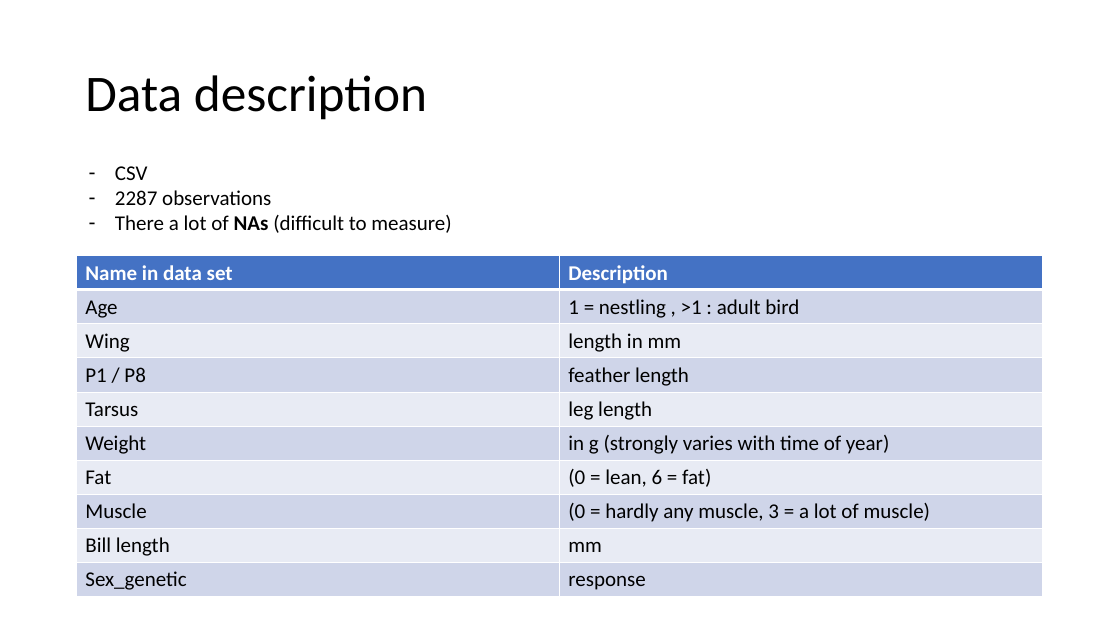
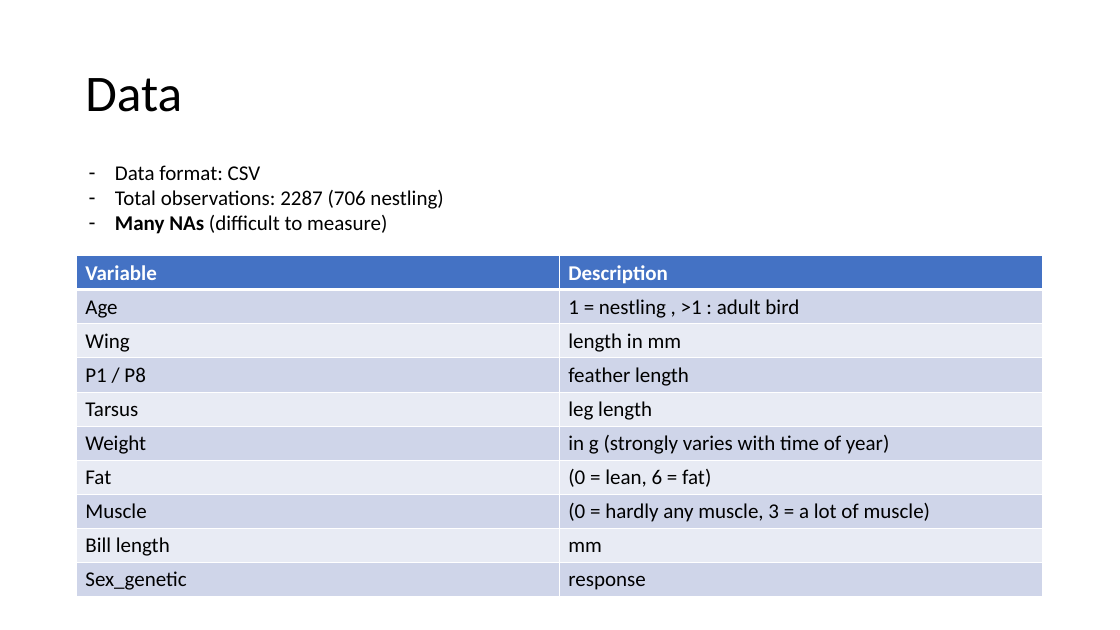
Before and after one commit to chicholob/Snow-finches, a slide deck: slide 5 of initial presentation.pptx. Drawn at 1120x630 pixels with LibreOffice and Linux fonts; fonts in the diff are those of the drawing. Boxes give left, top, right and bottom in pixels: in the first picture for what was removed or moved away, otherwise in the second. Text is boxed around its words. In the diff, an @@ line names an element or a change of style, - is before the commit and + after.

```diff
--- a/initial presentation.pptx
+++ b/initial presentation.pptx
@@ title at bbox=[85, 78, 182, 112]: text changed @@
-Data description
+Data
@@ text at bbox=[115, 165, 443, 234]: text changed @@
-– CSV
-– 2287 observations
-– There a lot of NAs (difficult to measure)
+– Data format: CSV
+– Total observations: 2287 (706 nestling)
+– Many NAs (difficult to measure)
@@ table at bbox=[77, 256, 1044, 597] @@
-row 1, column 1: Name in data set
+row 1, column 1: Variable
```
Also in this commit, not shown: 2 other slides changed, 1 slide added, 1 slide removed, 2 other files.
